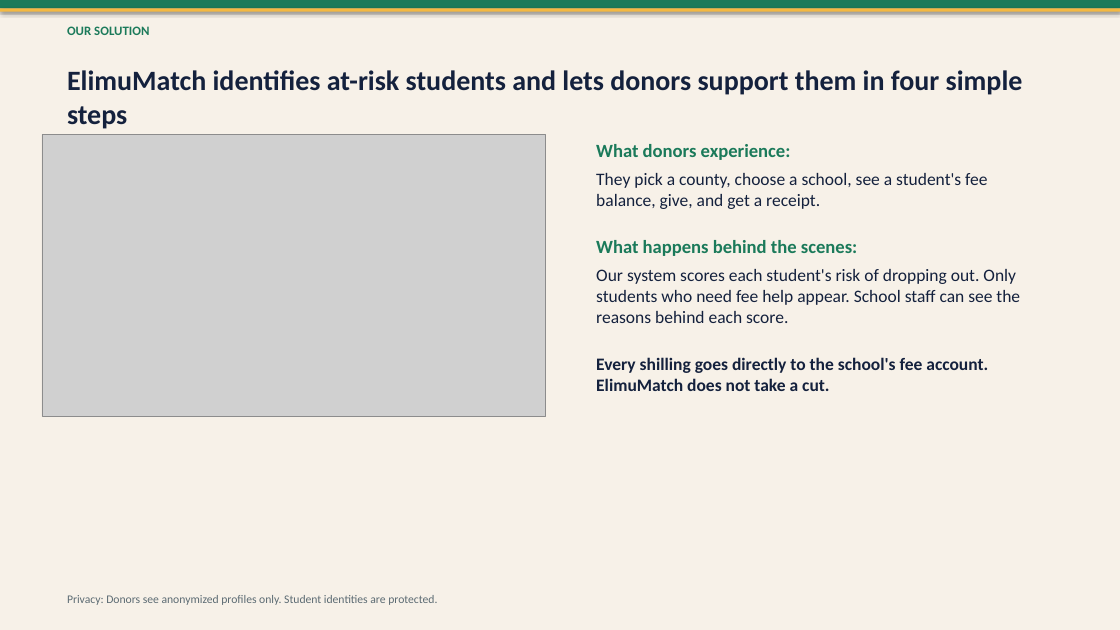
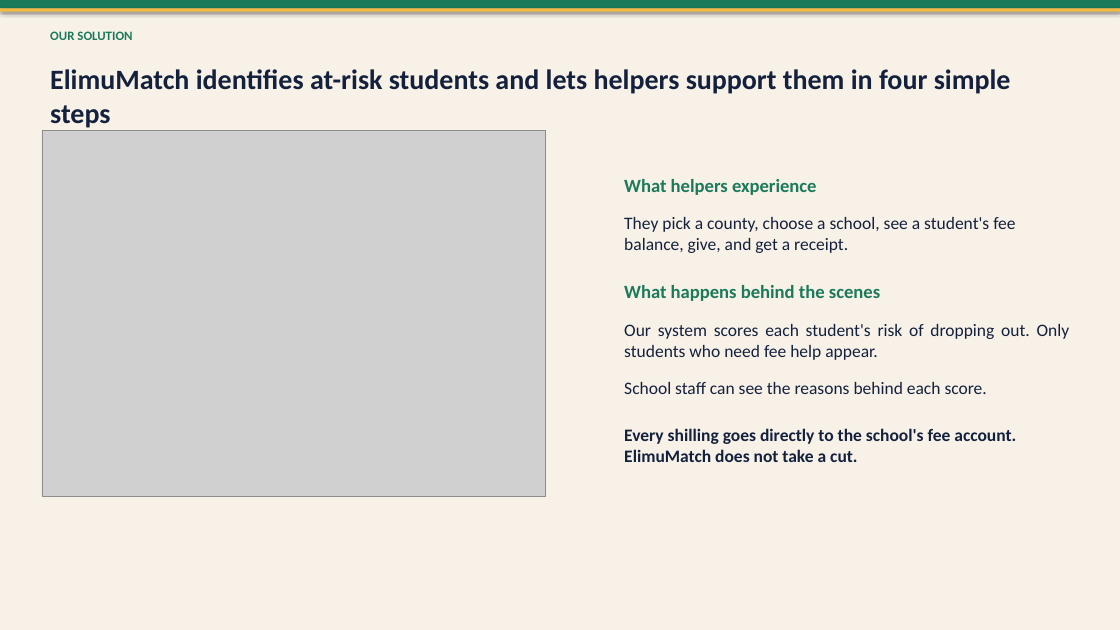
Before and after one commit to Jesyldah/ElimuMatch, a slide deck: slide 4 of ElimuMatch_Executive_Pitch.pptx. Drawn at 1120x630 pixels with LibreOffice and Linux fonts; fonts in the diff are those of the drawing; grey boxes stand for pictures. Boxes give left, top, right and bottom in pixels: in the first picture for what was removed or moved away, otherwise in the second. Text is boxed around its words. In the diff, an @@ line names an element or a change of style, - is before the commit and + after.

```diff
--- a/ElimuMatch_Executive_Pitch.pptx
+++ b/ElimuMatch_Executive_Pitch.pptx
@@ text "OUR SOLUTION": place and size @@
-text "OUR SOLUTION" at box(67, 26, 149, 35)
+text "OUR SOLUTION" at box(50, 31, 132, 40)
@@ text at box(50, 69, 1011, 128): text changed @@
-ElimuMatch identifies at-risk students and lets donors support them in four simple steps
+ElimuMatch identifies at-risk students and lets helpers support them in four simple steps
@@ picture: place and size @@
-picture at box(42, 134, 546, 417)
+picture at box(42, 130, 546, 497)
@@ text "What helpers experience": place and size @@
-text "What helpers experience" at box(596, 144, 1020, 391)
+text "What helpers experience" at box(624, 179, 1070, 462)
@@ text at box(624, 179, 817, 195): text changed @@
-What donors experience:
+What helpers experience
@@ text at box(624, 217, 1016, 462): more space between paragraphs @@
@@ text at box(624, 285, 1070, 394): text changed @@
-What happens behind the scenes:
-Our system scores each student's risk of dropping out. Only students who need fee help appear. School staff can see the reasons behind each score.
+What happens behind the scenes
+Our system scores each student's risk of dropping out. Only students who need fee help appear.
+School staff can see the reasons behind each score.
@@ text removed at box(67, 595, 437, 605) @@
-Privacy: Donors see anonymized profiles only. Student identities are protected.
```
Also in this commit, not shown: 9 other slides changed, 24 other files.
